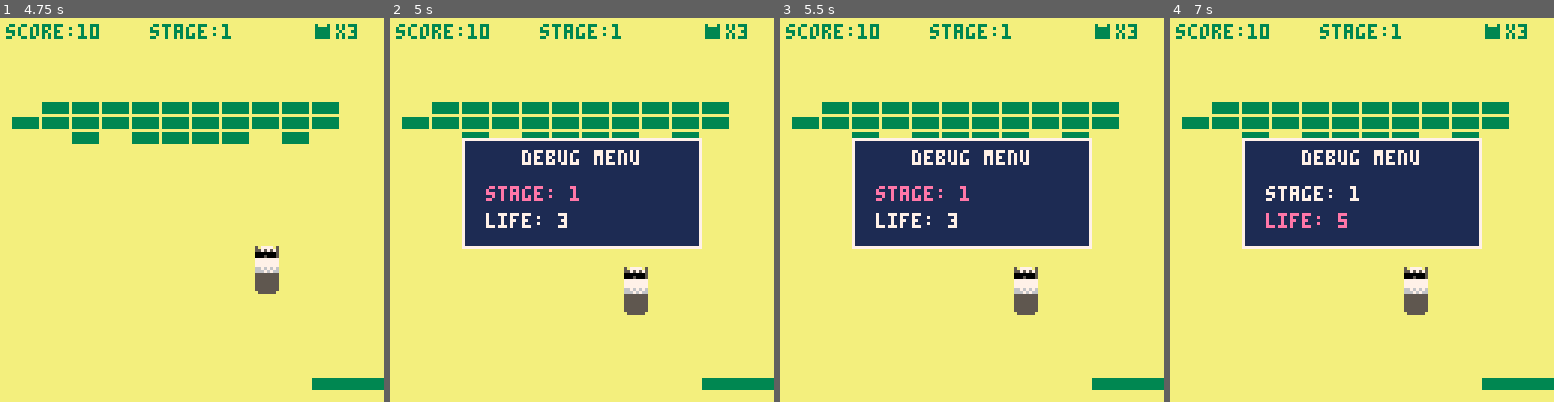
Above: before the commit, frames 1-4 (left to right).
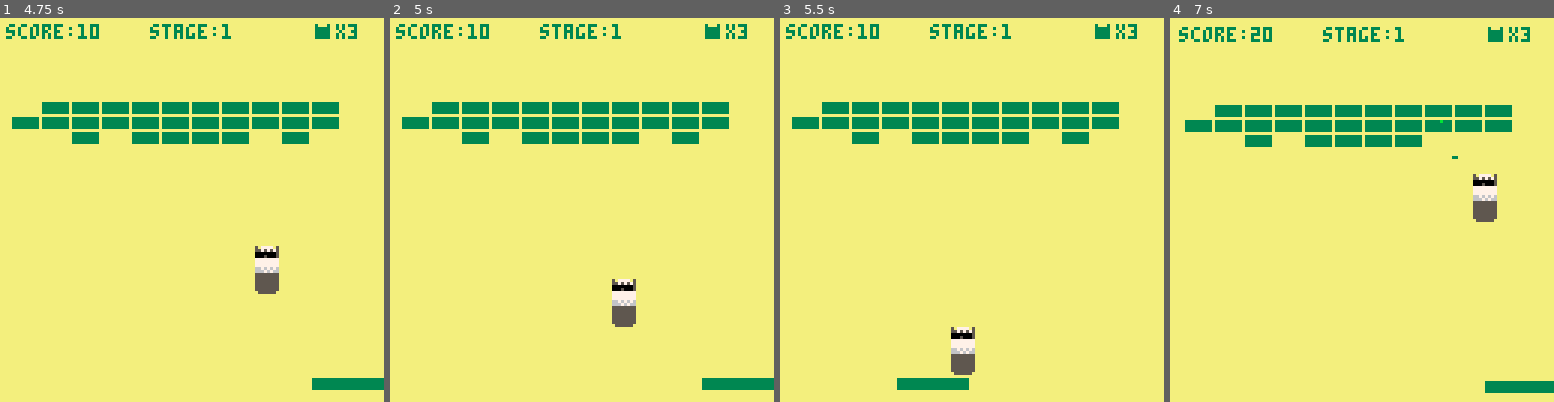
Above: after the commit, the same moments.

Repository: yasuharashigeru/AI-work
Game: PICO-8 cartridge Pico8/breakout/breakout.p8
The game is run twice, just before and just after one commit, with the same random seed, the same clock (stepped at 60 frames per second) and the same inputs.
Inputs:
- Up to frame 1 (4.75 s): tap X (X key) at 0.33, 1.07, 1.85, 2.97, 4.08 s; tap O (Z key) at 0.7, 1.7, 2.1, 2.5, 2.9, 3.3, 3.7, 4.1, 4.5 s; hold Right 1.6-2.1 s; hold Up 2.15-2.42 s; hold Right 2.47-3.03 s; hold Left 3.08-3.58 s; hold Down 3.63-3.97 s; hold Right 4.02-4.68 s; hold Up from 4.73 s (still down)
- Up to frame 2 (5 s): keep holding Up; tap O (Z key) at 4.9 s
- Up to frame 3 (5.5 s): release Up at 5.03 s; hold Left from 5.08 s (still down); tap X (X key) at 5.2 s; tap O (Z key) at 5.3 s
- Up to frame 4 (7 s): release Left at 5.68 s; tap O (Z key) every 0.4 s from 5.7 to 6.9 s; hold Down 5.73-6.03 s; hold Right 6.08-6.58 s; tap X (X key) at 6.32 s; hold Right from 6.63 s (still down)

Frame 1 is identical in both runs. In frame 2, 19% of the frame differs, in the area x 18-82%, y 31-81%; in frame 3, 21%; in frame 4, 25%, in the area x 1-100%, y 1-98%.

Commit message:
Pico8: bebetori bg dissolve, web click-to-start overlay for audio unlock
Background now dissolves to black and back (bayer-dither fillp) while
bebetori is active, instead of a hard color swap. Debug menu combo
changed to z+x+up. Web export: adds a "click to start" label and
explicit keyboard focus on start, since audio can only be unlocked
inside the click that boots the cart.

Diff:
--- a/Pico8/breakout/breakout.p8
+++ b/Pico8/breakout/breakout.p8
@@ -21,6 +21,7 @@
 	debug_combo_prev = false
 	stage5_entrance_offset = 0
 	stage5_entrance_wait = 0
+	bebetori_bg_fade = 0
 end
 
 confetti_colors = {8, 9, 10, 11, 12, 14, 15} -- bright colors only, no black/bg/dark shades
@@ -30,6 +31,13 @@
 -- matches each item's fish sprite color (12=split/blue, 8=speed/lightblue,
 -- 9=wide/purple, 10=catch/green - see item_sprites in _draw)
 item_bar_colors = {[0] = 1, [1] = 12, [2] = 2, [3] = 3}
+-- 17-step dissolve: a 4x4 bayer-matrix dither, threshold from 0 (all
+-- background) to 16 (all black), used to fade the bg to black and back
+-- during bebetori instead of a hard cut
+dissolve_patterns = {
+	0x0000, 0x8000, 0x8020, 0xa020, 0xa0a0, 0xa4a0, 0xa4a1, 0xa5a1, 0xa5a5,
+	0xe5a5, 0xe5b5, 0xf5b5, 0xf5f5, 0xfdf5, 0xfdf7, 0xfff7, 0xffff
+}
 
 -- x = breakable brick, # = unbreakable brick, . = empty
 -- difficulty comes entirely from these layouts, not from speed/paddle size
@@ -57,8 +65,8 @@
 		"x..x....x..x",
 		"x..x....x..x",
 		"x..x....x..x",
-		"x..x....x..x",
-		"#..#....#..#"
+		"#..x....x..#",
+		"...#....#..."
 	},
 	{
 		"............",
@@ -158,6 +166,7 @@
 	paddle_big_timer = 0
 	item_banner_timer = 0
 	bonus_scored = false
+	bebetori_bg_fade = 0
 
 	-- stage 5 only: 5s of nothing (ball just bounces in the empty room),
 	-- then the whole brick block slides in from off-screen right over 8s
@@ -457,9 +466,9 @@
 		return
 	end
 
-	-- debug menu: hold o+up together to open (pauses the game), same
+	-- debug menu: hold z+x+up together to open (pauses the game), same
 	-- combo again to close and apply the chosen stage/lives
-	local debug_combo_now = btn(4) and btn(2)
+	local debug_combo_now = btn(4) and btn(5) and btn(2)
 	if debug_combo_now and not debug_combo_prev then
 		debug_menu_open = not debug_menu_open
 		if debug_menu_open then
@@ -840,6 +849,18 @@
 		item_banner_timer -= 1
 	end
 
+	-- bebetori background dissolve: ease toward black while it's active,
+	-- back toward the normal bg once it ends (1 dither step/frame)
+	local bebetori_active = false
+	for ball in all(balls) do
+		if ball.bebetori > 0 then bebetori_active = true end
+	end
+	if bebetori_active then
+		bebetori_bg_fade = min(16, bebetori_bg_fade + 1)
+	else
+		bebetori_bg_fade = max(0, bebetori_bg_fade - 1)
+	end
+
 	-- clear check (unbreakable bricks never die, so they don't count)
 	local remaining = 0
 	for b in all(bricks) do
@@ -931,7 +952,17 @@
 		return
 	end
 
-	cls(4)
+	-- bebetori dissolve: fade the whole background to black and back
+	-- using a dithered fill instead of a hard color swap
+	if bebetori_bg_fade <= 0 then
+		cls(4)
+	elseif bebetori_bg_fade >= 16 then
+		cls(0)
+	else
+		fillp(dissolve_patterns[bebetori_bg_fade + 1])
+		rectfill(0, 0, 127, 127, 4) -- low nibble=bg for pattern-0px, high nibble (0=black) for pattern-1px
+		fillp(0)
+	end
 
 	-- screen shake: a smoothly-varying (not resampled-per-frame) fractional
 	-- offset. pico-8 still floors to a whole pixel at draw time, but since
Not shown, changed: Pico8/breakout/web/breakout.html
Not shown, changed: Pico8/breakout/web/breakout.js
